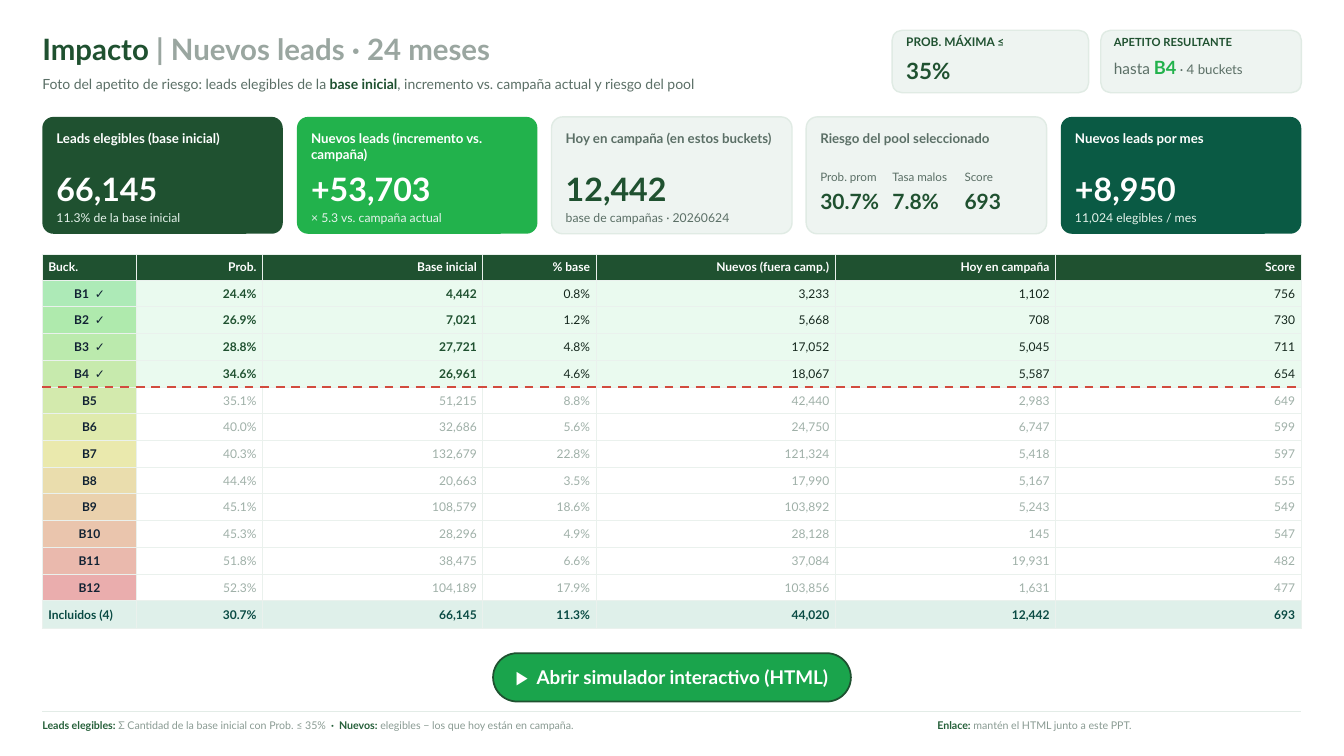
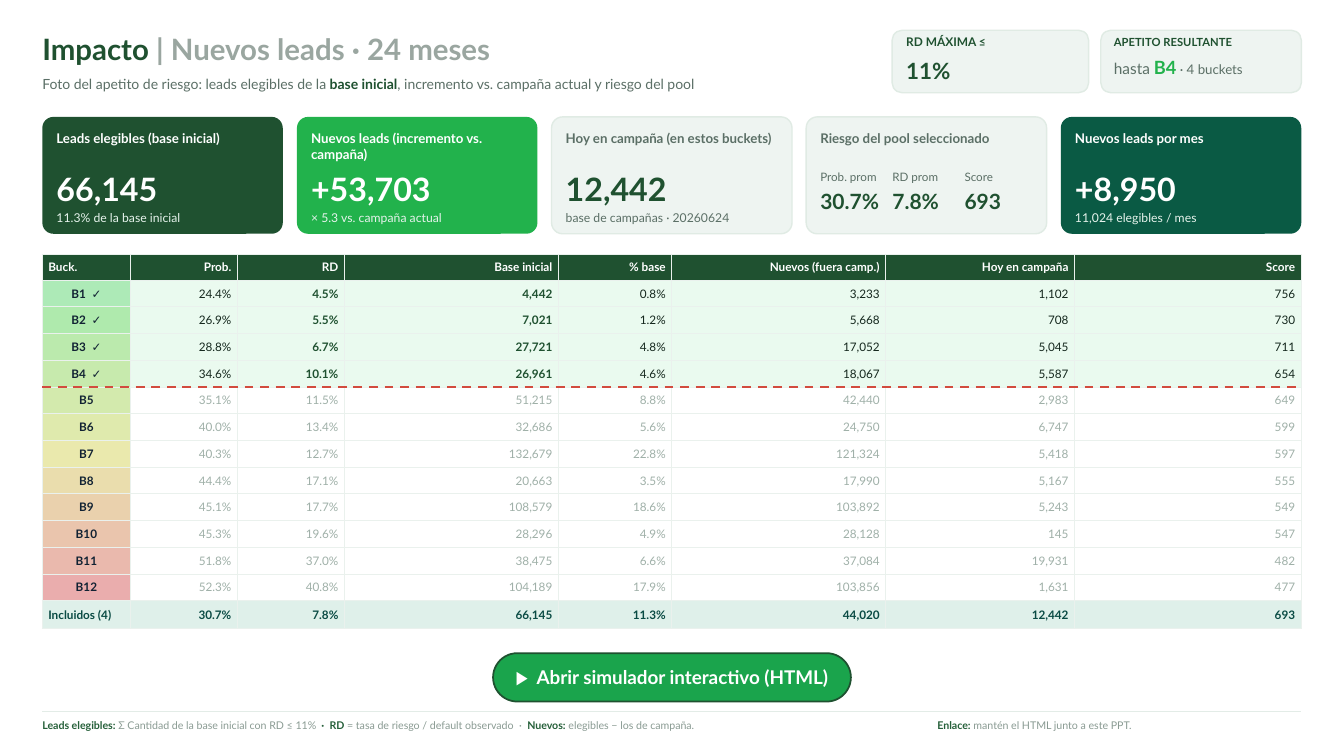
Before and after one commit to KARL961709/Controling, a slide deck: slide 1 of presentacion_impacto_24m_editable.pptx. Drawn at 1344x756 pixels with LibreOffice and Linux fonts; fonts in the diff are those of the drawing. Boxes give left, top, right and bottom in pixels: in the first picture for what was removed or moved away, otherwise in the second. Text is boxed around its words. In the diff, an @@ line names an element or a change of style, - is before the commit and + after.

```diff
--- a/presentacion_impacto_24m_editable.pptx
+++ b/presentacion_impacto_24m_editable.pptx
@@ text at [906, 36, 977, 46]: text changed @@
-PROB. MÁXIMA ≤
+RD MÁXIMA ≤
@@ text at [906, 62, 950, 79]: text changed @@
-35%
+11%
@@ text at [892, 172, 938, 183]: text changed @@
-Tasa malos
+RD prom
@@ table at [42, 254, 1300, 629] @@
+column 3: RD | 4.5% | 5.5% | 6.7% | 10.1% | 11.5% | 13.4% | 12.7% | 17.1% | 17.7% | 19.6% | 37.0% | 40.8% | 7.8%
@@ text at [42, 721, 694, 731]: text changed @@
-Leads elegibles: Σ Cantidad de la base inicial con Prob. ≤ 35% · Nuevos: elegibles − los que hoy están en campaña.
+Leads elegibles: Σ Cantidad de la base inicial con RD ≤ 11% · RD = tasa de riesgo / default observado · Nuevos: elegibles − los de campaña.
```
Also in this commit, not shown: 4 other files.
